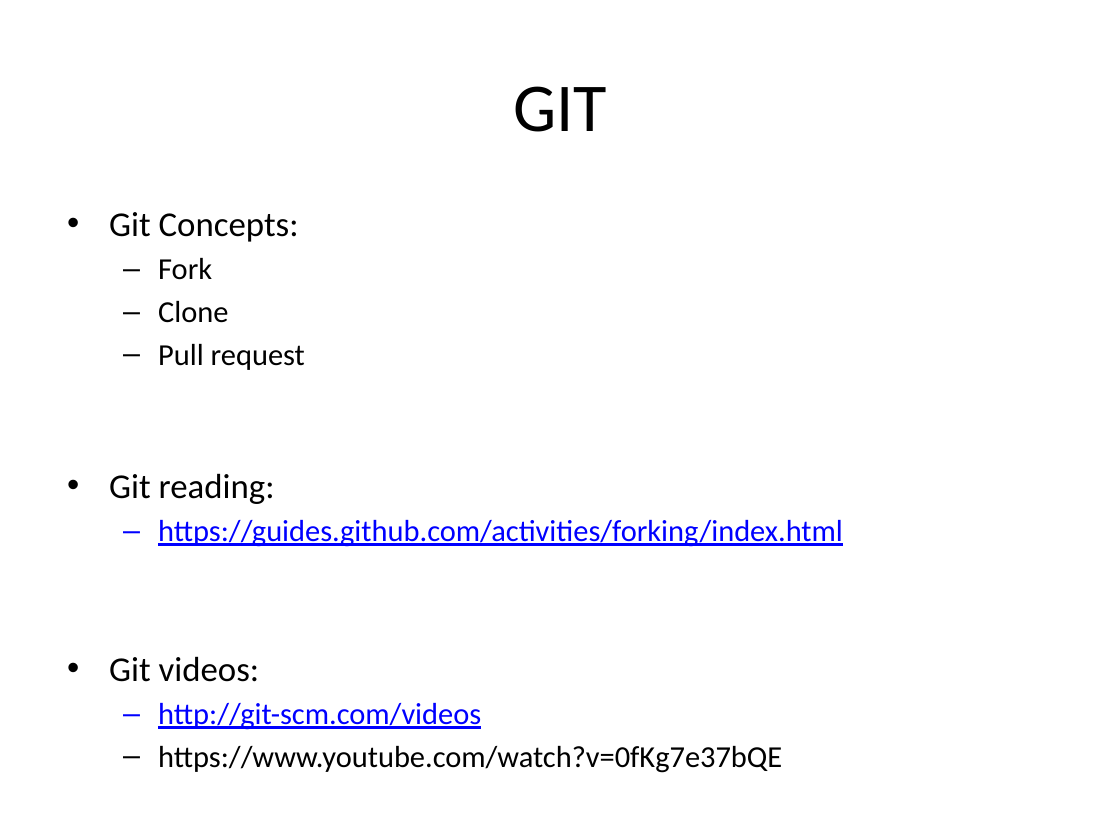
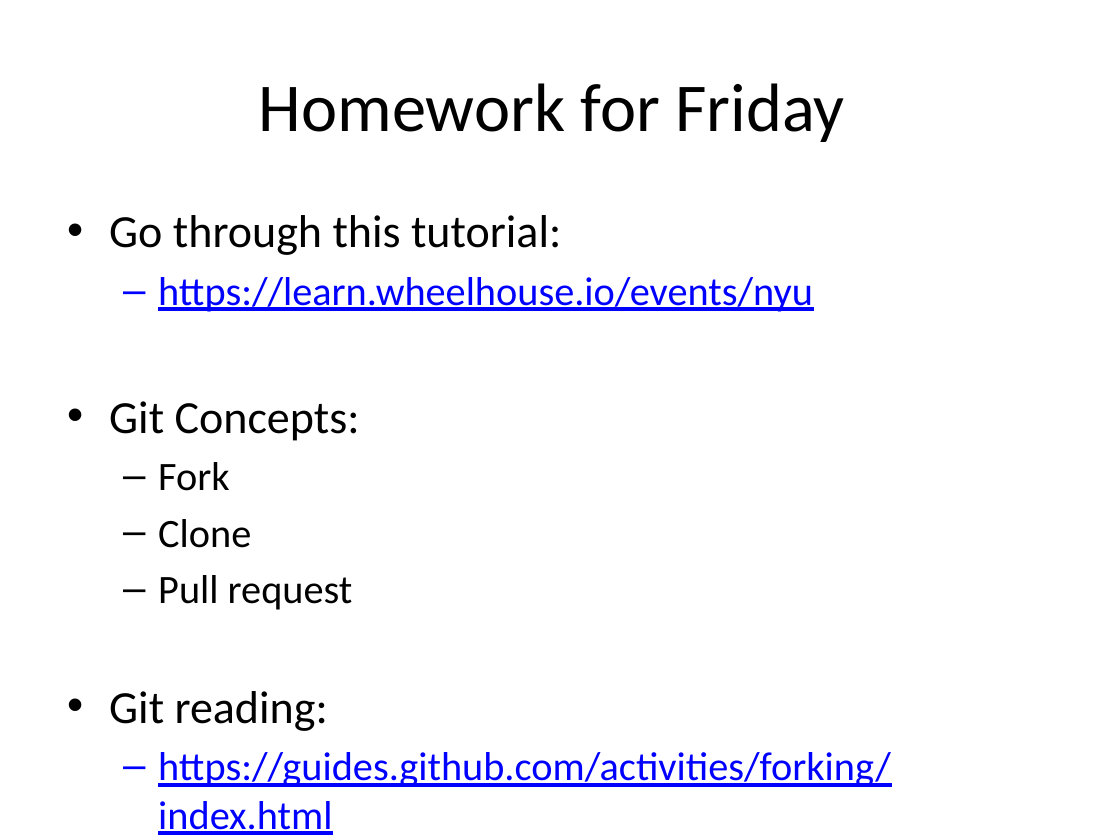
Before and after one commit to kinsidar/Spring2016, a slide deck: slide 23 of Slides/Lesson3.pptx (slide 13 before the commit). Drawn at 1120x840 pixels with LibreOffice and Linux fonts; fonts in the diff are those of the drawing. Boxes give left, top, right and bottom in pixels: in the first picture for what was removed or moved away, otherwise in the second. Text is boxed around its words. In the diff, an @@ line names an element or a change of style, - is before the commit and + after.

```diff
--- a/Slides/Lesson3.pptx
+++ b/Slides/Lesson3.pptx
@@ title at (259, 83, 844, 142): text changed @@
-GIT
+Homework for Friday
@@ text at (109, 215, 813, 312): paragraphs added @@
+• Go through this tutorial:
+  – https://learn.wheelhouse.io/events/nyu
@@ text at (109, 401, 891, 835): size 22.4 to 29.6 pt in "Git Concepts:", "Git reading:"; size 19.6 to 25.9 pt in "Fork", "Clone", "Pull request", "https://guides.github.com/activities/forking/index.html"; more space between paragraphs @@
@@ text at (109, 656, 782, 773): paragraphs removed @@
-• Git videos:
-  – http://git-scm.com/videos
-  – https://www.youtube.com/watch?v=0fKg7e37bQE
```
Also in this commit, not shown: 4 other slides changed, 11 slides added, 1 other file.
